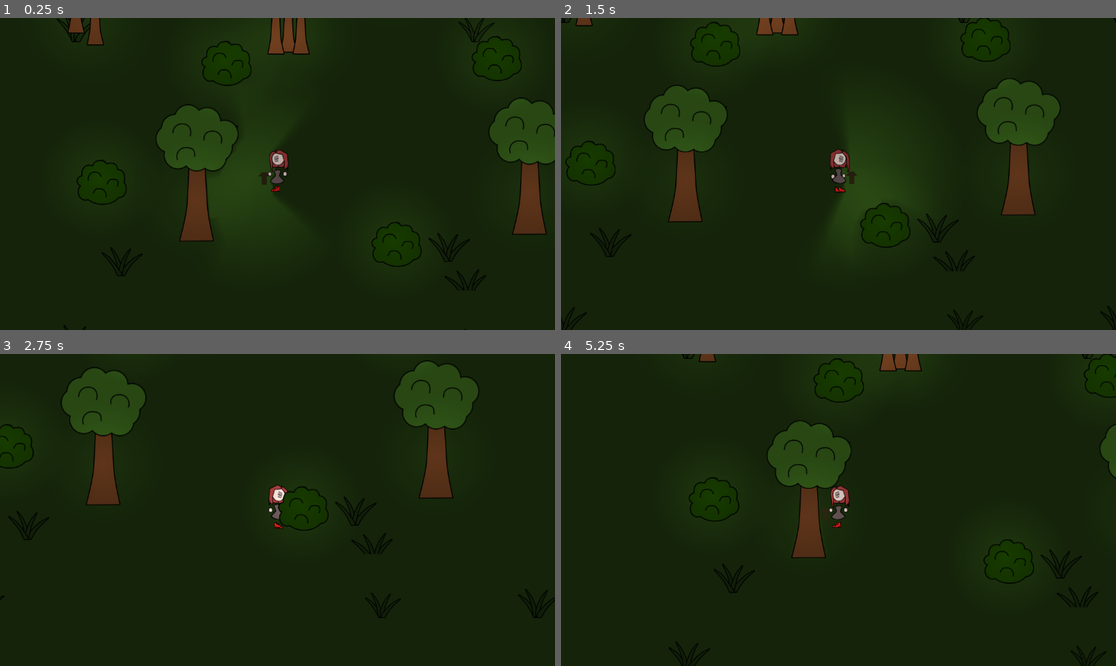
Above: before the commit, frames 1-4 (two rows, left to right).
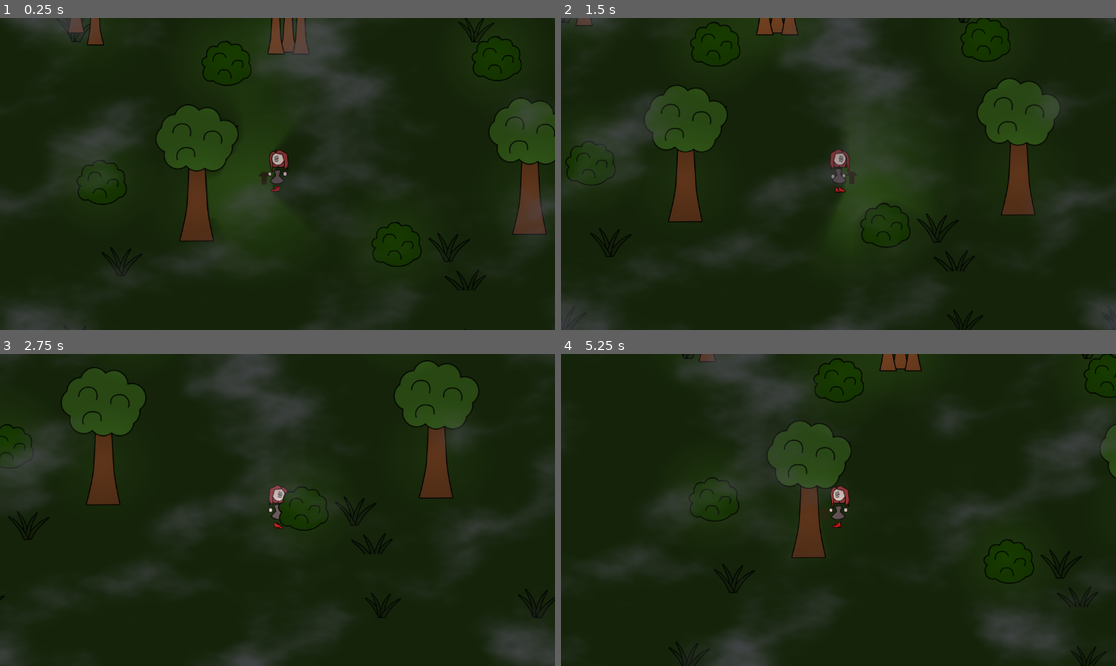
Above: after the commit, the same moments.

Repository: Jerrylikesgreen/-la-Santa-Compa-a
Game: Godot game, scene res://Scenes/forest.tscn
Two runs of this game, one before a commit and one after it. Both use one fixed random seed, a clock stepped at 60 frames per second and the inputs below. The project has no main scene, so this scene is started directly.
Inputs (mouse positions are in pixels of both pictures, inside the frame that each line leads up to):
- Up to frame 1 (0.25 s): no input
- Up to frame 2 (1.5 s): move the mouse to (960, 158) at 0.52 s; hold D (Right) 0.53-1.28 s; click (960, 158) at 0.6 s; move the mouse to (727, 189) at 1.27 s; hold S (Down) from 1.28 s (still down); click (727, 189) at 1.35 s
- Up to frame 3 (2.75 s): move the mouse to (333, 441) at 2.02 s; release S (Down) at 2.03 s; hold D (Right) from 2.03 s (still down); click (333, 441) at 2.1 s
- Up to frame 4 (5.25 s): move the mouse to (810, 572) at 2.77 s; release D (Right) at 2.78 s; hold W (Up) 2.78-3.53 s; click (810, 572) at 2.85 s; move the mouse to (1005, 556) at 3.52 s; hold A (Left) 3.53-5.03 s; click (1005, 556) at 3.6 s; move the mouse to (672, 463) at 4.27 s; click (672, 463) at 4.35 s; move the mouse to (866, 510) at 5.02 s; hold S (Down) from 5.03 s (still down); click (866, 510) at 5.1 s

The runs differ from the first frame. In frame 1, 8.3% of the frame differs, in the area x 0-100%, y 0-100%; in frame 2, 8.1%; in frame 3, 8.4%; in frame 4, 8.5%, in the area x 6-100%, y 0-100%.

Commit message:
Add animated fog effect to forest scene
Introduced a new fog shader and smoke texture to create an animated fog overlay in the forest scene. Updated forest.tscn to include a CanvasLayer with a ColorRect using the new ShaderMaterial for the fog effect.

Diff:
--- /dev/null
+++ b/Resources/Shaders/fog_shader.gdshader
@@ -0,0 +1,18 @@
+shader_type canvas_item;
+
+uniform sampler2D noise_tex : source_color, repeat_enable;
+uniform vec2 tiling = vec2(4.0, 4.0);
+uniform vec2 scroll_speed = vec2(0.02, 0.01);
+uniform float density = 0.6;
+uniform float softness = 0.4;
+uniform vec4 fog_color : source_color = vec4(0.85, 0.85, 0.85, 1.0);
+
+void fragment() {
+	vec2 uv = UV * tiling;
+	vec2 scroll_uv = uv + TIME * scroll_speed;
+
+	float noise = texture(noise_tex, scroll_uv).r;
+	float fog = smoothstep(density - softness, density + softness, noise);
+
+	COLOR = vec4(fog_color.rgb, fog * fog_color.a);
+}
--- a/Scenes/forest.tscn
+++ b/Scenes/forest.tscn
@@ -6,13 +6,24 @@
 [ext_resource type="PackedScene" uid="uid://but60y80xv8di" path="res://Scenes/tree_large.tscn" id="3_5ip0q"]
 [ext_resource type="Texture2D" uid="uid://ugomqfrpbhwj" path="res://Assets/Background/ForestFloor.png" id="5_u53w3"]
 [ext_resource type="PackedScene" uid="uid://c18uy5f2nsmyl" path="res://Scenes/activador_dialogo.tscn" id="6_qq45g"]
+[ext_resource type="Shader" uid="uid://y3qq6ykhcw3p" path="res://Resources/Shaders/fog_shader.gdshader" id="7_wo0py"]
+[ext_resource type="Texture2D" uid="uid://cnv8ikey2s5xt" path="res://Assets/NoiseTextures/smoke.png" id="8_vh310"]
+
+[sub_resource type="ShaderMaterial" id="ShaderMaterial_vh310"]
+shader = ExtResource("7_wo0py")
+shader_parameter/noise_tex = ExtResource("8_vh310")
+shader_parameter/tiling = Vector2(1, 1)
+shader_parameter/scroll_speed = Vector2(0.05, 0.02)
+shader_parameter/density = 0.75
+shader_parameter/softness = 0.3
+shader_parameter/fog_color = Color(0.32285896, 0.3147444, 0.3633848, 1)
 
 [node name="Forest" type="Node2D"]
 
 [node name="Parallax2D" type="Parallax2D" parent="."]
 repeat_size = Vector2(1152, 648)
 
-[node name="Sprite2D" type="Sprite2D" parent="Parallax2D"]
+[node name="Ground" type="Sprite2D" parent="Parallax2D"]
 z_index = -12
 texture_repeat = 2
 scale = Vector2(0.5, 0.5)
@@ -73,3 +84,16 @@
 
 [node name="ActivadorDialogo" parent="." instance=ExtResource("6_qq45g")]
 position = Vector2(526, 232)
+
+[node name="FogLayer" type="CanvasLayer" parent="."]
+
+[node name="FogTexture" type="ColorRect" parent="FogLayer"]
+texture_repeat = 2
+material = SubResource("ShaderMaterial_vh310")
+anchors_preset = 15
+anchor_right = 1.0
+anchor_bottom = 1.0
+grow_horizontal = 2
+grow_vertical = 2
+mouse_filter = 2
+color = Color(0.29709315, 0.29709288, 0.2970929, 0.3764706)
Binary file added: Assets/NoiseTextures/smoke.png
Not shown, added: Assets/NoiseTextures/smoke.png.import
Not shown, added: Resources/Shaders/fog_shader.gdshader.uid
Not shown: 1 places in Scenes/forest.tscn that only renumber resources
